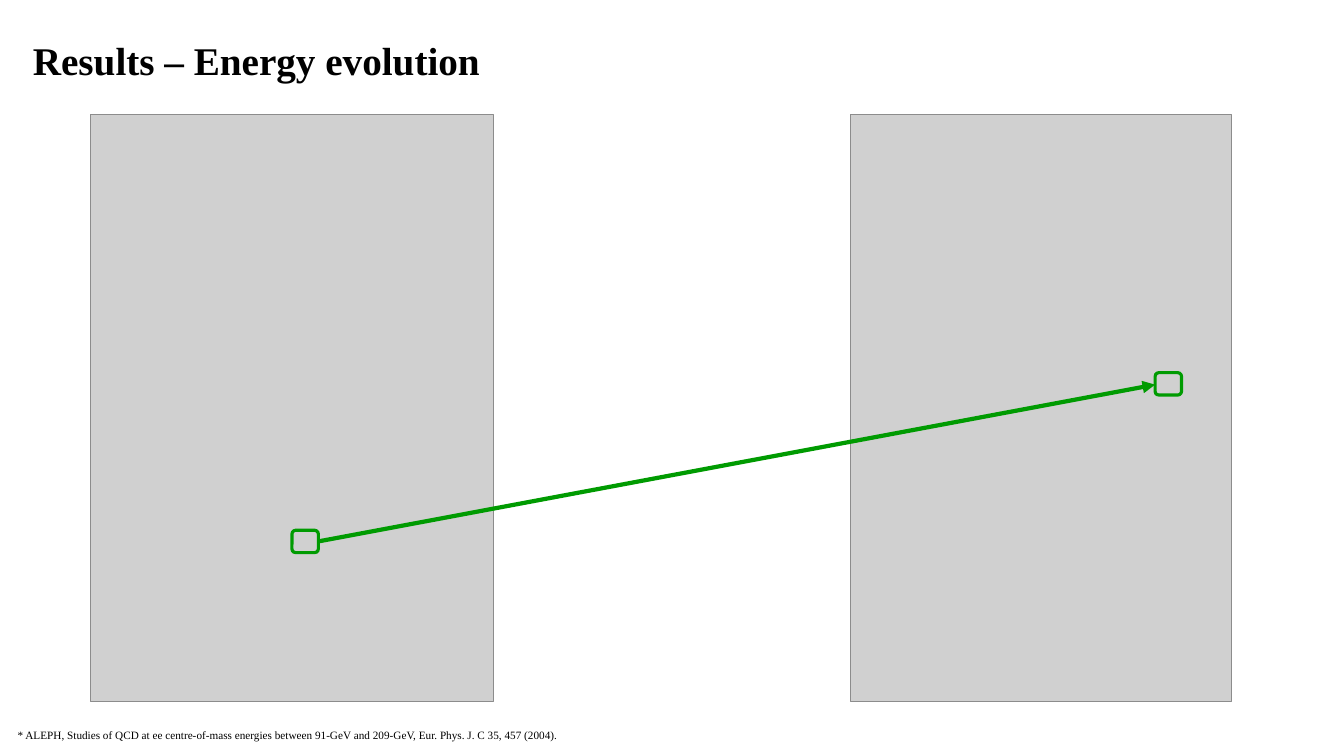
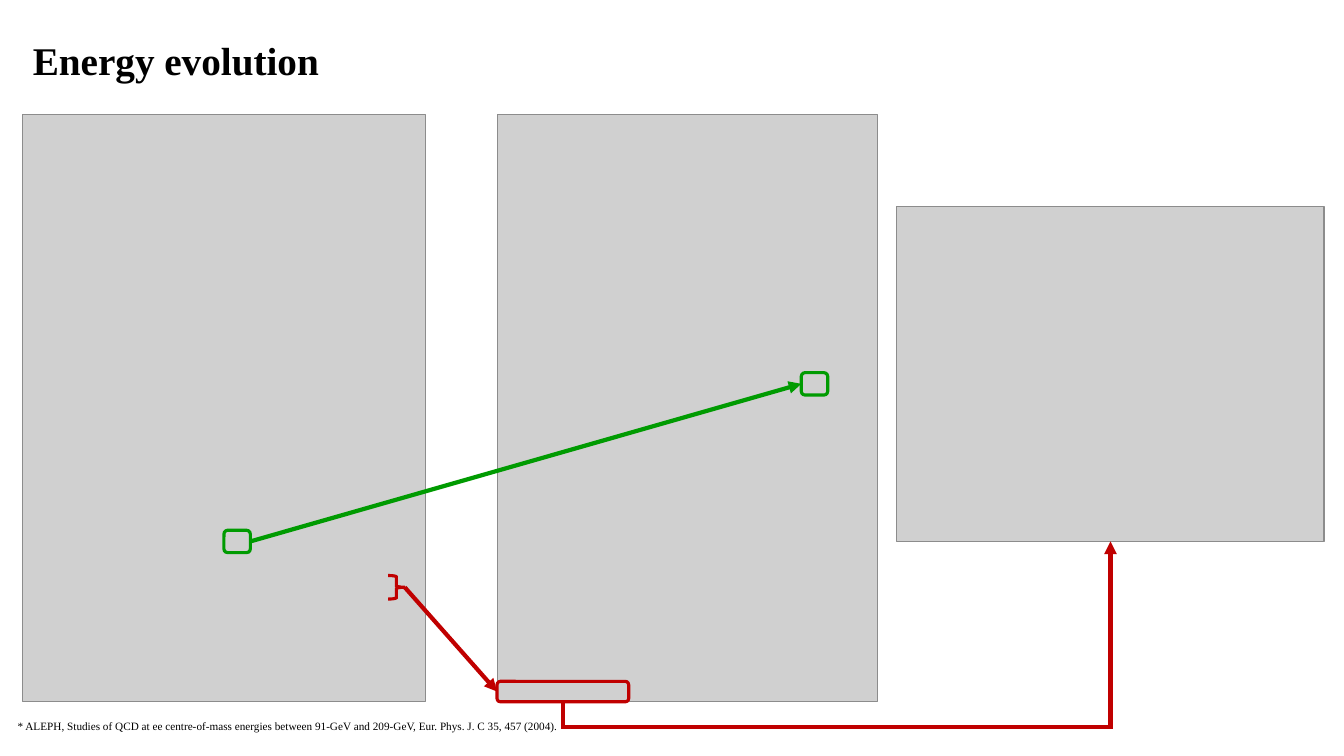
Before and after one commit to phil-mathew/HEP-Pheno-Project, a slide deck: slide 8 of MPI-AlphaS.pptx. Drawn at 1344x756 pixels with LibreOffice and Linux fonts; fonts in the diff are those of the drawing; grey boxes stand for pictures. Boxes give left, top, right and bottom in pixels: in the first picture for what was removed or moved away, otherwise in the second. Text is boxed around its words. In the diff, an @@ line names an element or a change of style, - is before the commit and + after.

```diff
--- a/MPI-AlphaS.pptx
+++ b/MPI-AlphaS.pptx
@@ title at (33,47,318,83): text changed @@
-Results – Energy evolution
+Energy evolution
@@ picture: place and size @@
-picture at (91,115,493,702)
+picture at (23,115,425,702)
@@ picture: place and size @@
-picture at (851,115,1231,702)
+picture at (497,115,877,702)
@@ picture added at (897,207,1325,541) @@
@@ arrow moved from (319, 541) - (1155, 385) to (250, 541) - (802, 384) @@
@@ rounded rectangle: place and size @@
-rounded rectangle at (1155,373,1182,395)
+rounded rectangle at (802,373,828,395)
@@ rounded rectangle: place and size @@
-rounded rectangle at (292,530,319,553)
+rounded rectangle at (224,530,250,553)
@@ elbow arrow added from (563, 702) to (1111, 541), #C00000 3 pt @@
@@ right brace added at (388,576,404,599), outline #C00000 2.25 pt @@
@@ arrow added from (405, 588) to (497, 692), #C00000 3 pt @@
@@ rounded rectangle added at (497,682,629,702), outline #C00000 2.25 pt @@
@@ text "* ALEPH, Studies of QCD ...": place and size @@
-text "* ALEPH, Studies of QCD ..." at (25,731,557,742)
+text "* ALEPH, Studies of QCD ..." at (25,722,557,732)
```
Also in this commit, not shown: 4 other slides changed, 7 slides added, 2 slides removed, 15 other files.
